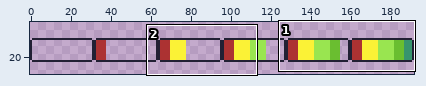
Two versions of one sprite sheet, assets/sprites/heathbar.png. Above: a wide view before the commit, with the close-up outlined.
Close-up. Earlier state:
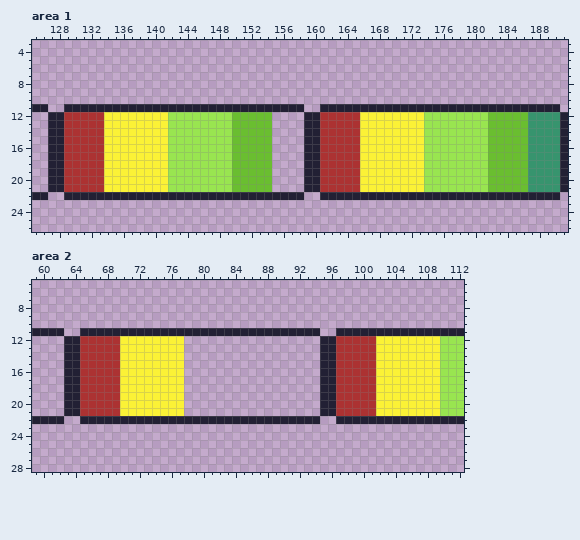
The file is 192x32 pixels. Shown: area 1: x 125..191, y 3..26; area 2: x 59..112, y 5..28. The wide view leaves out empty margins.
The same view after the edit:
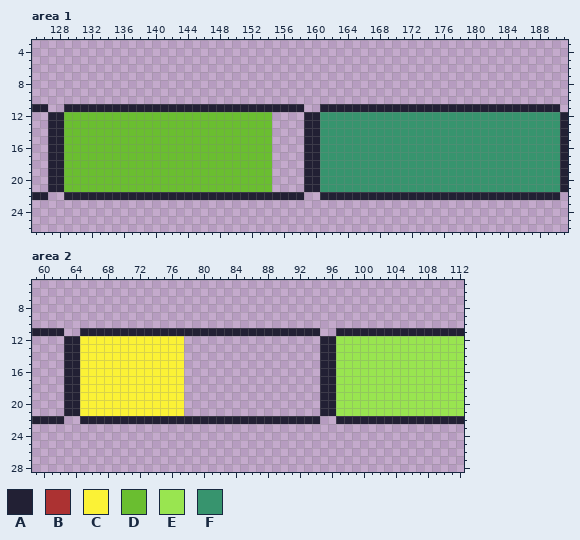
Palette (. is transparent): A #222034  B #ac3232  C #fbf236  D #6abe30  E #99e550  F #37946e
Change:
Area 1:
y 12..21: x 129..149 BBBBBCCCCCCCCEEEEEEEE -> DDDDDDDDDDDDDDDDDDDDD; x 161..186 BBBBBCCCCCCCCEEEEEEEEDDDDD -> FFFFFFFFFFFFFFFFFFFFFFFFFF
Area 2:
y 12..21: x 65..69 BBBBB -> CCCCC; x 97..109 BBBBBCCCCCCCC -> EEEEEEEEEEEEE
Pixel boxes of the changes (left, top, right, bottom) in both close-ups:
changed: (64, 112, 232, 192)
changed: (320, 112, 528, 192)
changed: (80, 336, 120, 416)
changed: (336, 336, 440, 416)
